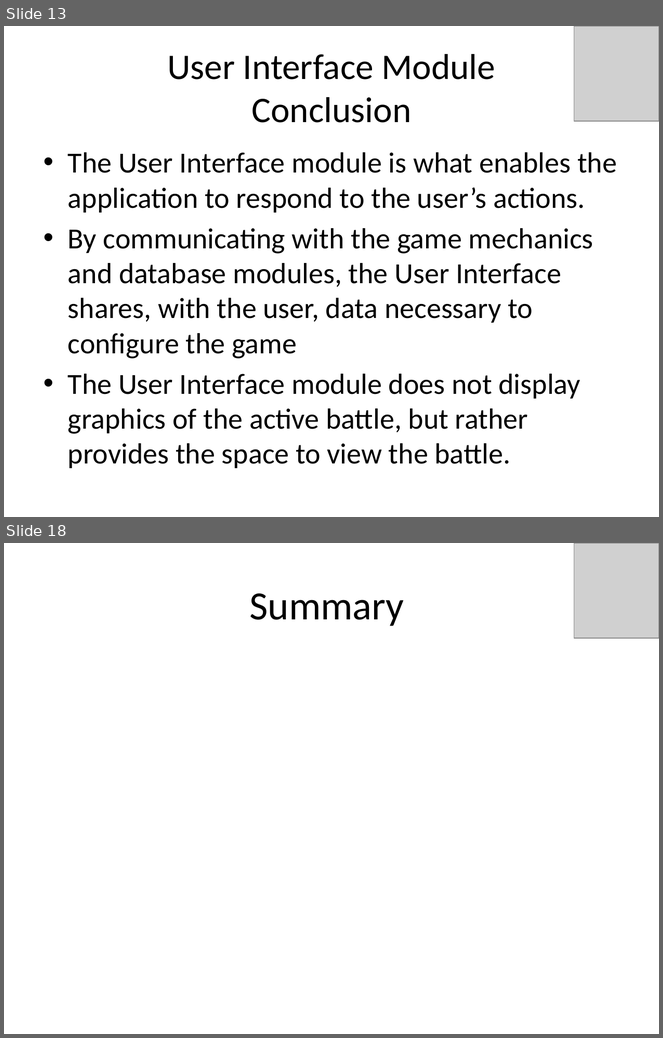
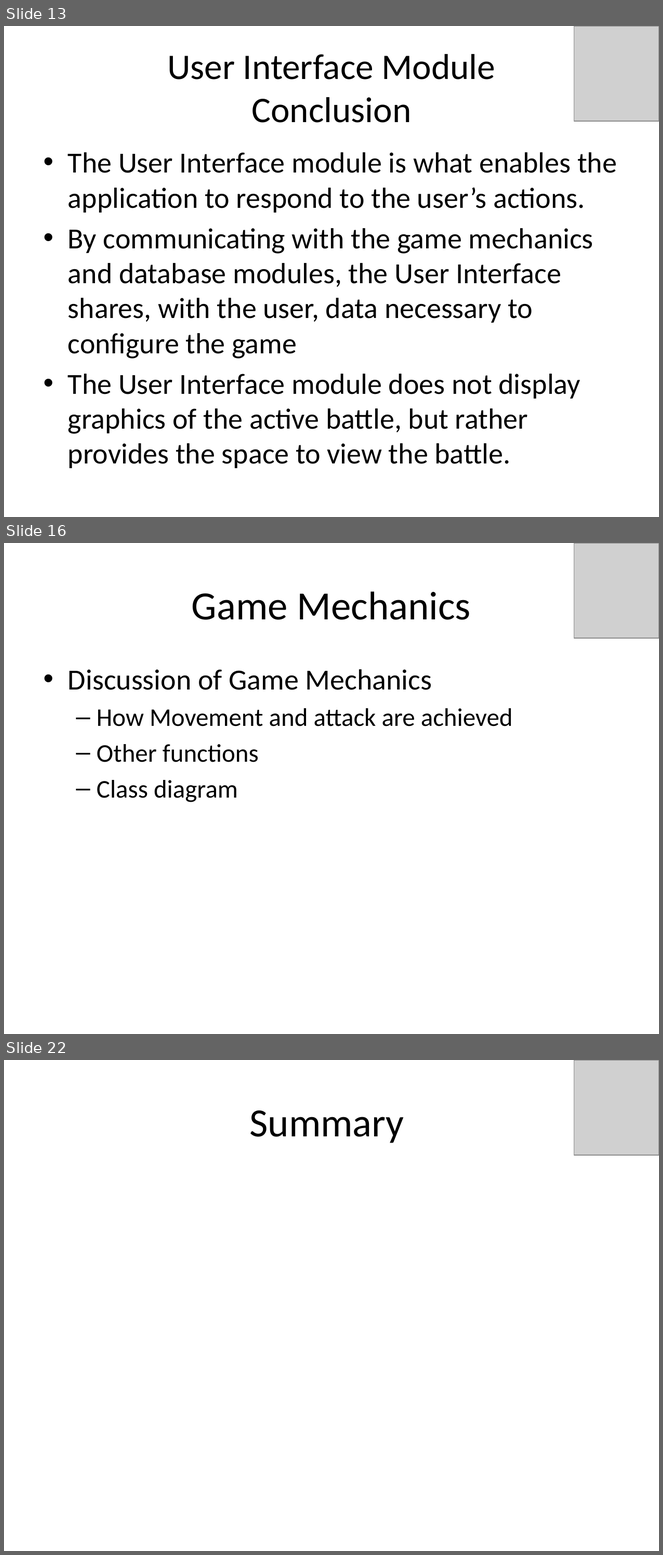
Before and after one commit to idxExtropy/duel-reality, a slide deck: Docs/DUEL REALITY .pptx. Shown one above the other, each under a label of ours: slides 13 and 18 before the commit, slides 13, 16 and 22 after it; the slides between them are not shown. The pictures are 663x1038 and 663x1555 pixels, drawn with LibreOffice and Linux fonts; fonts in the diff are those of the drawing; grey boxes stand for pictures. Boxes give left, top, right and bottom in pixels: in the first picture for what was removed or moved away, otherwise in the second. Text is boxed around its words. In the diff, an @@ line names an element or a change of style, - is before the commit and + after.

```diff
--- a/Docs/DUEL REALITY .pptx
+++ b/Docs/DUEL REALITY .pptx
@@ slide 16 added at <box>4,543,659,1034</box>, background #FFFFFF @@
@@ picture added at <box>574,543,659,638</box> @@
@@ title added at <box>192,591,471,620</box>, 44 pt, text #000000 @@
+Game Mechanics
@@ text added at <box>68,669,513,802</box>, 28 pt, text #000000 @@
+• Discussion of Game Mechanics
+  – How Movement and attack are achieved
+  – Other functions
+  – Class diagram
@@ what was slide 18 is now slide 22 @@
```
Also in this commit, not shown: 9 slides changed, 7 other slides added, 4 slides removed.
